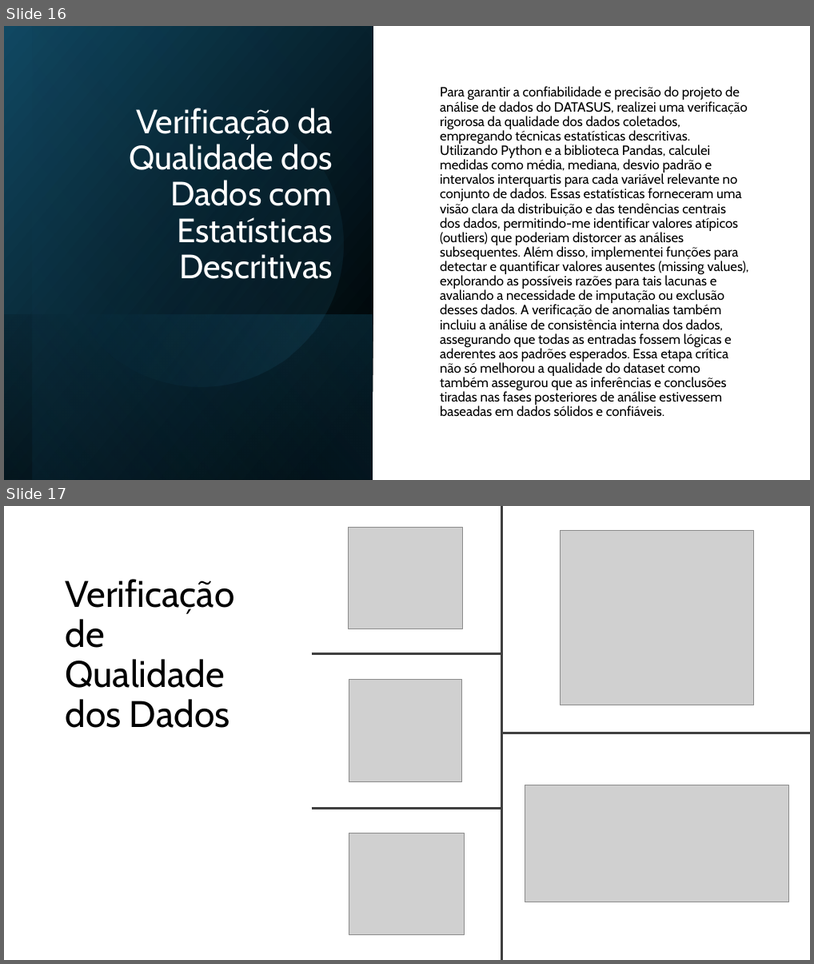
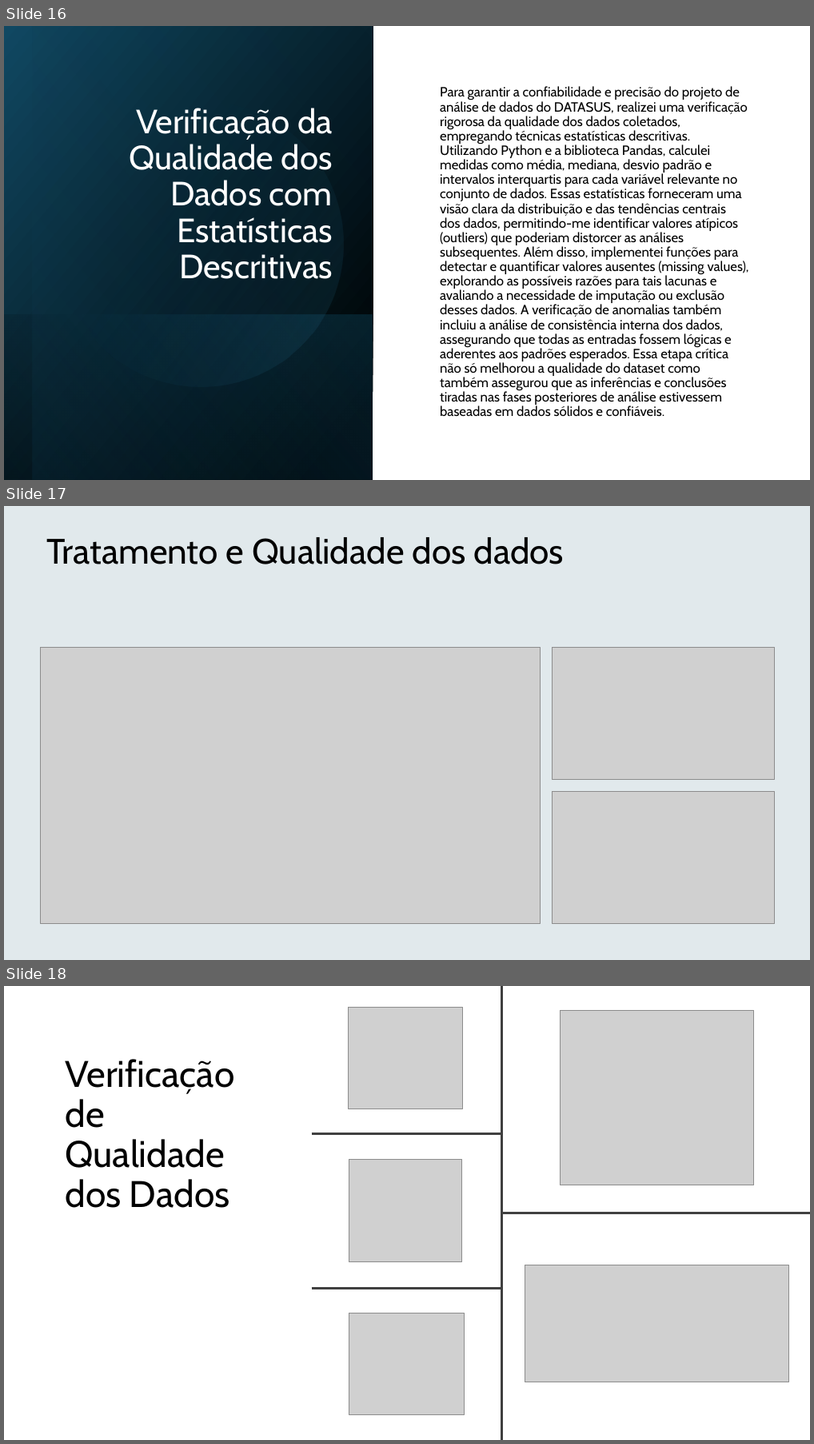
Before and after one commit to matheus-lima-o/DataSUS, a slide deck: Apresentação Projeto Integrador de Ciência de Dados e Inteligência.pptx. Shown one above the other, each under a label of ours: slides 16 and 17 before the commit, slides 16, 17 and 18 after it. The pictures are 814x964 and 814x1444 pixels, drawn with LibreOffice and Linux fonts; fonts in the diff are those of the drawing; grey boxes stand for pictures. Boxes give left, top, right and bottom in pixels: in the first picture for what was removed or moved away, otherwise in the second. Text is boxed around its words. In the diff, an @@ line names an element or a change of style, - is before the commit and + after.

Commit message:
Update Apresentação

```diff
--- a/Apresentação Projeto Integrador de Ciência de Dados e Inteligência.pptx
+++ b/Apresentação Projeto Integrador de Ciência de Dados e Inteligência.pptx
@@ slide 17 added at [4,506,810,960], background #FFFFFF @@
@@ rectangle added at [4,506,810,960], fill #F2F2F2 @@
@@ rectangle added at [4,506,810,960], fill #0B76A0 at 7% opacity @@
@@ title added at [46,537,565,564], 42 pt, text #000000 @@
+Tratamento e Qualidade dos dados
@@ picture added at [40,647,541,923] @@
@@ picture added at [553,647,774,779] @@
@@ picture added at [553,791,774,924] @@
@@ what was slide 17 is now slide 18 @@
```
